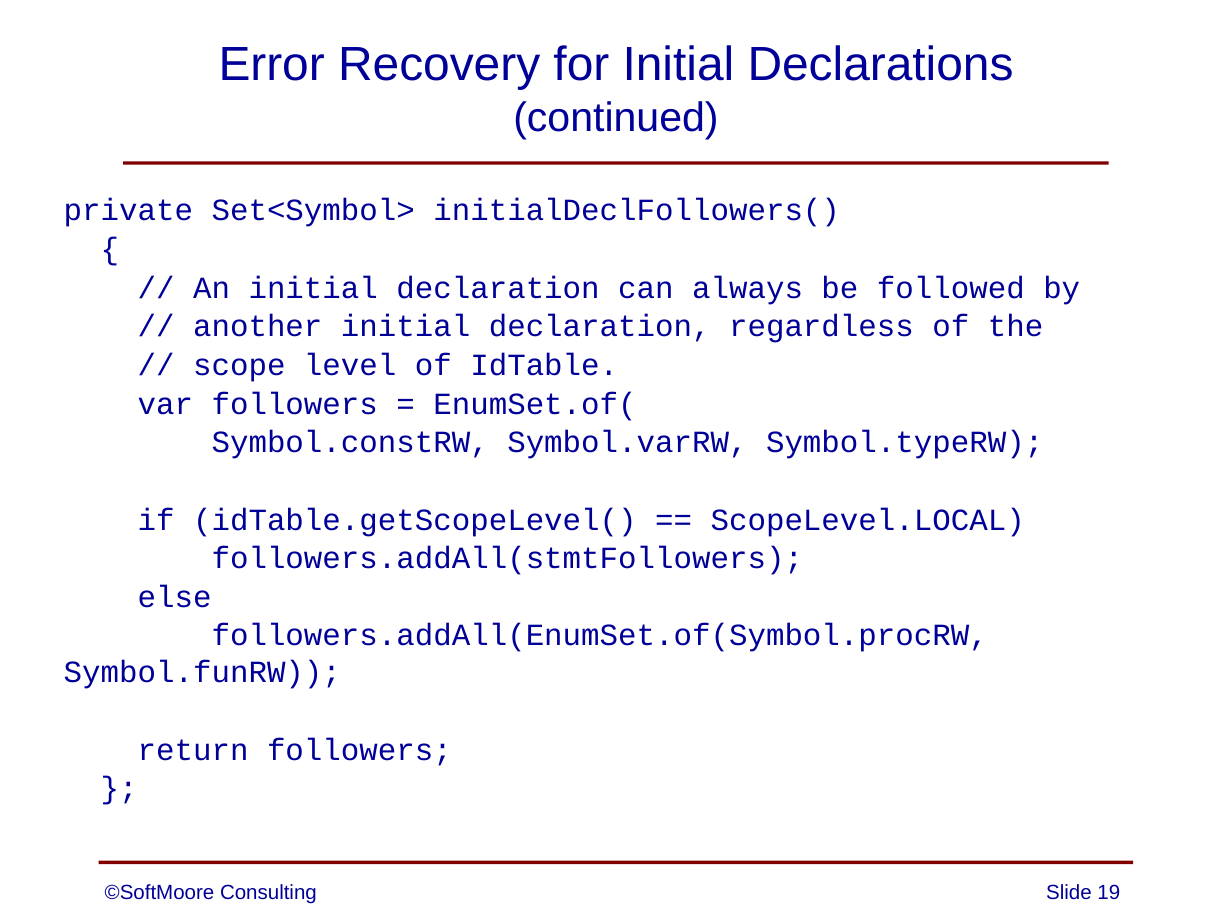
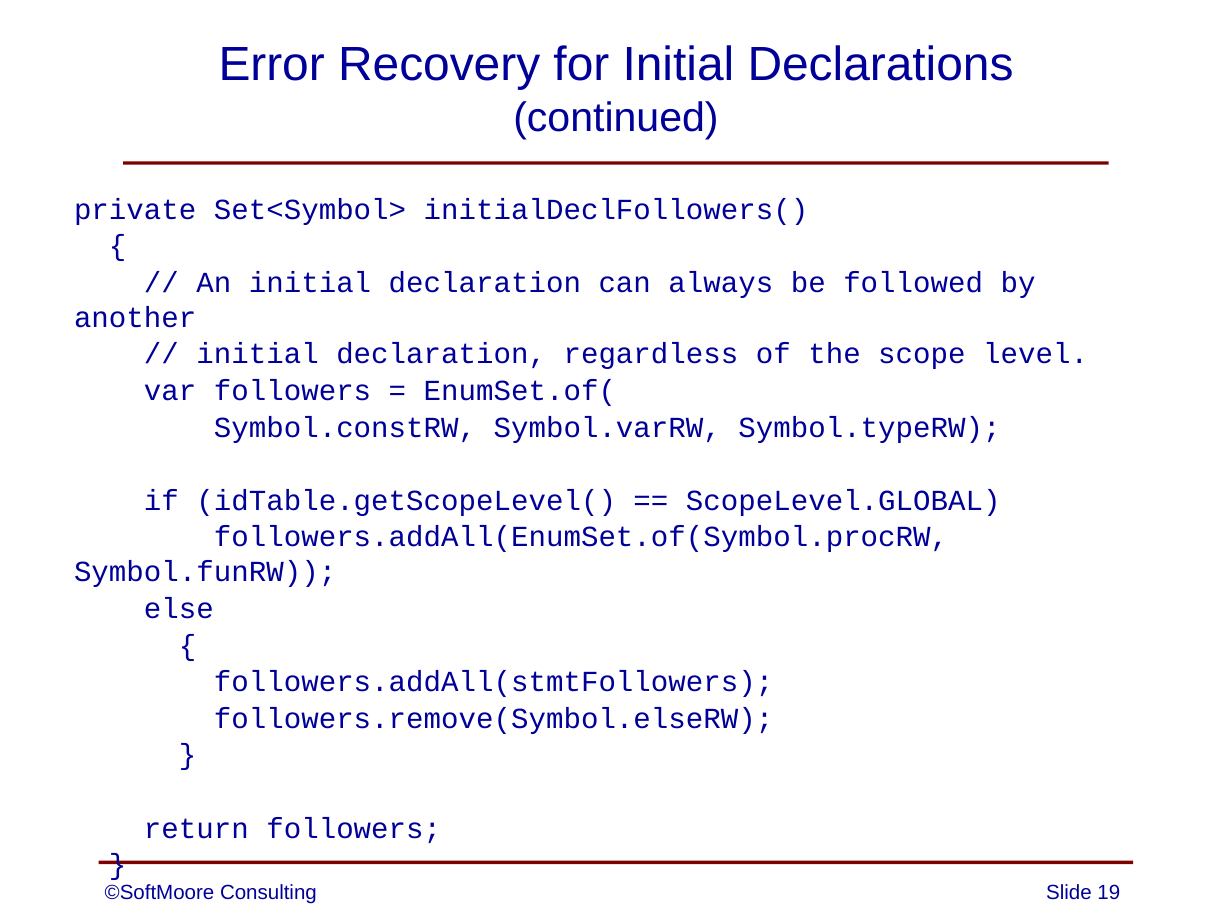
Before and after one commit to SoftMoore/CPRL-Java-3rd, a slide deck: slide 19 of PowerPoints/07 - Error Handling.pptx. Drawn at 1232x924 pixels with LibreOffice and Linux fonts; fonts in the diff are those of the drawing. Boxes give left, top, right and bottom in pixels: in the first picture for what was removed or moved away, otherwise in the second. Text is boxed around its words. In the diff, an @@ line names an element or a change of style, - is before the commit and + after.

```diff
--- a/PowerPoints/07 - Error Handling.pptx
+++ b/PowerPoints/07 - Error Handling.pptx
@@ text at <box>74,198,1088,843</box>: text changed; size 18 to 17 pt @@
-};
+}
@@ text "private Set<Symbol> initialDeclFollowers()": place and size @@
-text "private Set<Symbol> initialDeclFollowers()" at <box>64,198,1080,766</box>
+text "private Set<Symbol> initialDeclFollowers()" at <box>74,198,1088,843</box>
@@ text at <box>74,198,1000,843</box>: size 18 to 17 pt in "private Set<Symbol> initialDeclFollowers()", "{", "var followers = EnumSet.of(", "Symbol.constRW, Symbol.varRW, Symbol.typeRW);" and 2 more places @@
@@ text at <box>74,271,1088,369</box>: text changed; size 18 to 17 pt @@
-// An initial declaration can always be followed by
-// another initial declaration, regardless of the
-// scope level of IdTable.
+// An initial declaration can always be followed by another
+// initial declaration, regardless of the scope level.
@@ text at <box>74,489,1001,619</box>: text changed; size 18 to 17 pt @@
-if (idTable.getScopeLevel() == ScopeLevel.LOCAL)
+if (idTable.getScopeLevel() == ScopeLevel.GLOBAL)
+followers.addAll(EnumSet.of(Symbol.procRW, Symbol.funRW));
+else
+{
@@ text at <box>214,707,773,734</box>: text changed; size 18 to 17 pt @@
-else
-followers.addAll(EnumSet.of(Symbol.procRW, Symbol.funRW));
+followers.remove(Symbol.elseRW);
+}
```
Also in this commit, not shown: 9 other slides changed.
